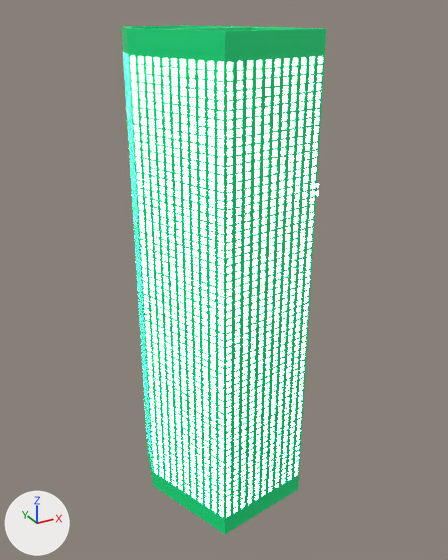
The FBX model Assets/Models/WesteriaIsland/OneNewcastleRoad.fbx: old version first, new version second.
The view is the same before and after, from a camera (50 mm lens) standing at (-77.4, -206.2, 196.2) and looking at (31.2, -8.7, 97.5). Arrows for +X, +Y and +Z are at lower left; the lights stay in place. Where no turn or scale is listed for an object, it has been applied to the vertices. Vertices at the same position are counted once.

Names of what the first picture shows: 'OneNewcastleRoad'.
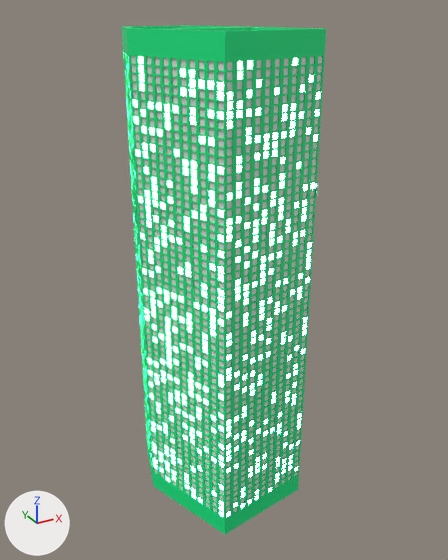
The change, as a list of edits to the scene's bpy script:
```text
Add mat_windowoff:
    mat_windowoff = principled_material('windowOff')
    mat_windowoff.base_color = (0.8, 0.8, 0.8)  # white #e7e7e7
Change me_vert_005:
    where me_vert_005.from_pydata(...)  # 34375 vertices, 34119 faces; spans x 0.0..56.0, y -40.0..23.0, z 0.0..190.0
    used by ob_onenewcastleroad; location = (0.0, 0.0, 0.0)
    me_vert_005 part 1: 2414 of the faces centred in x 1.0..55.0, y -39.0..23.0, z 9.0..181.0 switch from mat_window (its picture is missing) to mat_windowoff (white #e7e7e7)
```

What differs and where, as boxes [x1, y1, x2, y2] in the pictures (448 x 560 px):
part 1 of me_vert_005, recoloured: [131, 56, 322, 512] in both
